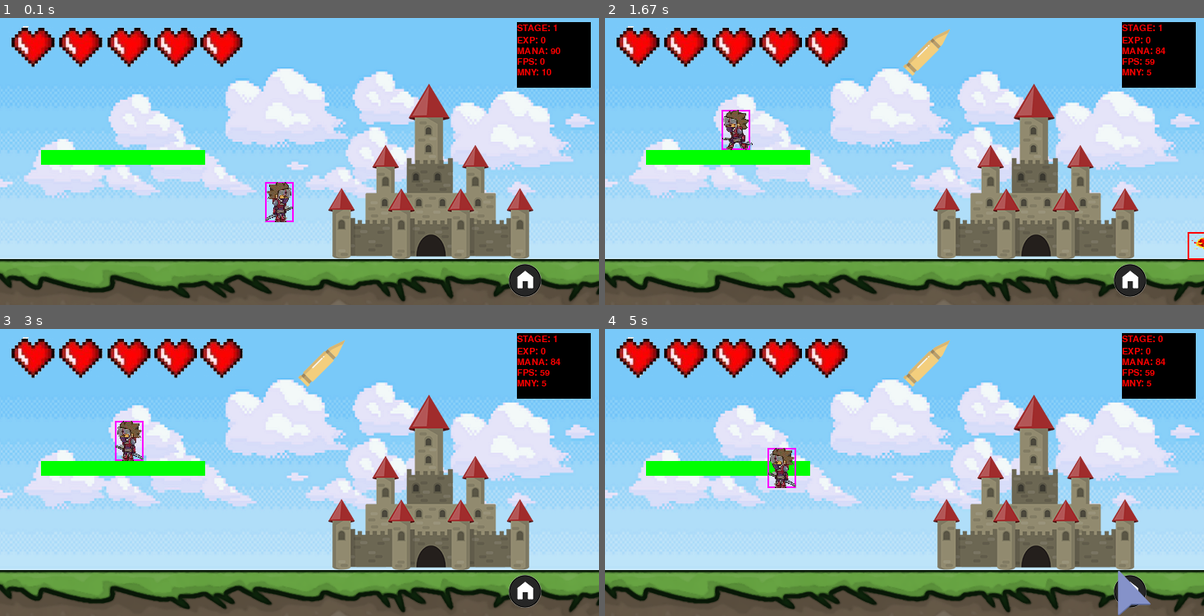
Above: before the commit, frames 1-4 (two rows, left to right).
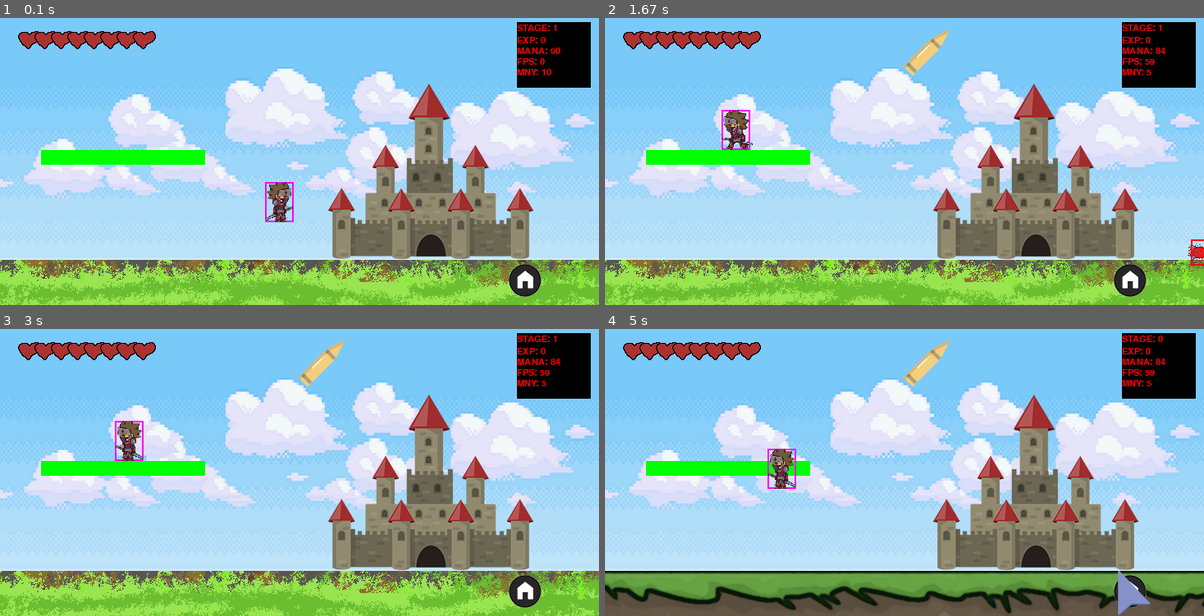
Above: after the commit, the same moments.

Repository: Aless-FG/pyGameTest
Game: pygame game, started from bolt.py
The game is run twice, just before and just after one commit, with the same random seed, the same clock (stepped at 60 frames per second) and the same inputs.
Inputs (mouse positions are in pixels of both pictures, inside the frame that each line leads up to):
- Up to frame 1 (0.1 s): no input
- Up to frame 2 (1.67 s): hold M 0.33-0.87 s; hold Left 0.33-0.87 s; hold Left 0.9-1.43 s; tap Space at 0.97, 1.27, 1.53 s; tap F at 1.05 s; hold Left from 1.47 s (still down)
- Up to frame 3 (3 s): tap Space at 1.83, 1.97, 2.27, 2.63, 2.93 s; release Left at 1.87 s; hold Right 1.9-2.53 s; hold Left from 2.57 s (still down); tap F at 2.72 s
- Up to frame 4 (5 s): release Left at 3.03 s; hold Right 3.07-3.53 s; tap Space at 3.13, 3.43, 3.97, 4.27, 4.47, 4.77 s; click (1132, 593) at 3.62 s; hold Right 3.9-4.37 s; tap F at 4.05 s; hold Left 4.4-4.93 s; hold Left from 4.97 s (still down)

The runs differ from the first frame. In frame 1, 19% of the frame differs, in the area x 0-100%, y 2-100%; in frame 2, 19%; in frame 3, 19%; in frame 4, 5.7%.

Commit message:
new health bar and health system, new enemy1, redesigned ground and money drop

Diff:
--- a/enemy.py
+++ b/enemy.py
@@ -10,7 +10,7 @@
 class Enemy(pygame.sprite.Sprite):
     def __init__(self):
         super().__init__()
-        self.image = pygame.image.load("png/enemy_test.png")
+        self.image = pygame.image.load("png/base_enemy_sprite_left.png")
         self.rect = self.image.get_rect()
 
         self.pos = vec(0, 0)
@@ -23,10 +23,12 @@
         # Sets the initial position of the enemy
         if self.direction == 0: # it spawns to the left, goes to the right
             self.pos.x = 0
-            self.pos.y = 235
+            self.pos.y = 250
+
         if self.direction == 1: # it spawns to the right, goes to the left
             self.pos.x = 700
-            self.pos.y = 235
+            self.pos.y = 250
+
         self.smallerfont = pygame.font.SysFont('notosansmono', 16)
         self.fmj_cooldown = pygame.USEREVENT + 3
         self.cooldown = False
@@ -43,9 +45,10 @@
         self.rect.midbottom = self.pos
         if self.pos.x >= (WIDTH - 20):
             self.direction = 1
+            self.image = pygame.image.load("png/base_enemy_sprite_left.png")
         elif self.pos.x <= 0:
             self.direction = 0
-
+            self.image = pygame.image.load("png/base_enemy_sprite_right.png")
         # Updates position with new values
         if self.direction == 0:
             self.pos.x += self.vel.x
@@ -100,9 +103,9 @@
         if self.enemy_hp <= 0:
             rand_num = numpy.random.uniform(0, 100) #  random.uniform has a uniform spread
             item_no = 0
-            if rand_num >= 0 and rand_num <= 5:  # 6% chance of a health drop
+            if rand_num >= 0 and rand_num <= 7:  # 6% chance of a health drop
                 item_no = 1
-            elif rand_num > 5 and rand_num <= 99: # 10% chance of a money drop
+            elif rand_num > 10 and rand_num <= 99: # 10% chance of a money drop
                 item_no = 2
             if item_no != 0:
                 # Add Item to Items group
--- a/fireball.py
+++ b/fireball.py
@@ -10,9 +10,9 @@
         self.vel = main.vec(0, 2)
 
         if self.direction == "RIGHT":
-            self.image = pygame.image.load("png/fireball1_R.png")
+            self.image = pygame.image.load("png/fireball_sprite.png")
         else:
-            self.image = pygame.image.load("png/fireball1_L.png")
+            self.image = pygame.image.load("png/fireball_sprite_left.png")
         """
         setting the center of the new rectangle to the same position as the player.pos
         the center of the fireball's rectangle is positioned at the same location as the player's position.
@@ -32,10 +32,10 @@
         if -10 < self.rect.x < 710:
 
             if self.direction == "RIGHT":
-                self.image = pygame.image.load("png/fireball1_R.png")
+                self.image = pygame.image.load("png/fireball_sprite.png")
                 main.displaysurface.blit(self.image, self.rect)
             else:
-                self.image = pygame.image.load("png/fireball1_L.png")
+                self.image = pygame.image.load("png/fireball_sprite_left.png")
                 main.displaysurface.blit(self.image, self.rect)
 
             if self.direction == "RIGHT":
@@ -64,11 +64,11 @@
             if len(hits) == 2:
                 lowest = hits[0]
                 if self.pos.y < lowest.rect.top:
-                    self.pos.y = lowest.rect.top - 20  # Align the fireball with the top of the ground object
+                    self.pos.y = lowest.rect.top - 10   # Align the fireball with the top of the ground object
                     self.vel.y = 0  # Stop the fireball from moving vertically
             elif pl_hits:
                 lowest = pl_hits[0]
-                self.pos.y = lowest.rect.top - 20   # Align the fireball with the top of the ground object
+                self.pos.y = lowest.rect.top - 10   # Align the fireball with the top of the ground object
                 self.vel.y = 0  # Stop the fireball from moving vertically
             self.vel.y += 0.7
 
--- a/ground.py
+++ b/ground.py
@@ -6,7 +6,7 @@
 class Ground(pygame.sprite.Sprite):
     def __init__(self):
         super().__init__()
-        self.image = pygame.image.load("png/Ground.png")
+        self.image = pygame.image.load("png/ground_sprite.png")
         """
         Using the get_rect() method on the image object will return a rectangle object of the same dimensions as the image
         The center argument specifies where the center of the rectangle should be placed. In this case, it's set to (350, 350),
--- a/healthbar.py
+++ b/healthbar.py
@@ -1,14 +1,31 @@
 import pygame
+
+import main
 
 HEIGHT = 350
 WIDTH = 730
 displaysurface = pygame.display.set_mode((WIDTH, HEIGHT))
 
 
+
 class HealthBar(pygame.sprite.Sprite):
     def __init__(self):
         super().__init__()
-        self.image = pygame.image.load("png/heart5.png")
+        self.image = pygame.image.load("png/heart_sprite.png")
+        self.image_empty = pygame.image.load("png/heart_sprite_empty.png")
+        self.image_heart_extended = pygame.image.load("png/heart_sprite_extend.png")
+        self.heart_refill_frame = 0
+        self.hearts = []
+        for i in range(main.player.health):
+            self.hearts.append(self.image)
+        self.extended_hearts = []
 
-    def render(self):
-        displaysurface.blit(self.image, (10, 10))
+    def render(self):  # renders player's hp
+
+        distance = 20
+        for h in self.hearts:
+            if main.player.dmg >= 1:
+                self.hearts[main.player.max_health - main.player.dmg] = self.image_empty  # place a white heart if the player took dmg
+            displaysurface.blit(h, (distance, 10))
+
+            distance += 20
--- a/item.py
+++ b/item.py
@@ -1,13 +1,14 @@
 import pygame
+
 import main
 
 class Item(pygame.sprite.Sprite):
     def __init__(self, itemtype): # the item can be a heart or a money drop
         super().__init__()
         if itemtype == 1:
-            self.image = pygame.image.load("png/heartdrop.png")
+            self.image = pygame.image.load("png/heart_sprite.png")
         elif itemtype == 2:
-            self.image = pygame.image.load("png/coin.png")
+            self.image = pygame.image.load("png/coin_sprite.png")
         self.rect = self.image.get_rect()
         self.type = itemtype
         self.posx = 0
@@ -22,10 +23,17 @@
         hits = pygame.sprite.spritecollide(self, main.playergroup, False)
         # Code to be activated if item comes in contact with player
         if hits:
-            if main.player.health < 5 and self.type == 1: # if the player has less than 5 hearts and the drop is a heart
+            if main.player.health < main.player.max_health and self.type == 1: # if the player has less than 5 hearts and the drop is a heart
                 main.player.health += 1
-                main.health.image = main.health_ani[main.player.health] # update healthbar
+                if main.player.dmg >= 1:
+                    main.player.dmg -= 1
+                    main.health.hearts[main.player.health - 1] = main.health.image # refill heart
                 self.kill() # destroy the sprite
+            elif main.player.health == main.player.max_health and self.type == 1:
+                main.player.health += 1
+                main.player.max_health += 1
+                main.health.hearts.append(main.health.image_heart_extended)
+                self.kill()  # destroy the sprite
             if self.type == 2:
                 main.player.money += main.enemy.money
                 self.kill()
--- a/main.py
+++ b/main.py
@@ -32,36 +32,48 @@
 displaysurface = pygame.display.set_mode((WIDTH, HEIGHT))  # displays the game using width and height
 pygame.display.set_caption("Game")  # changes window's title
 
-run_ani_R = [pygame.image.load("png/Player_Sprite_R.png").convert_alpha(), pygame.image.load("png/Player_Sprite2_R.png").convert_alpha(),
-             pygame.image.load("png/Player_Sprite3_R.png").convert_alpha(), pygame.image.load("png/Player_Sprite4_R.png").convert_alpha(),
-             pygame.image.load("png/Player_Sprite5_R.png").convert_alpha(), pygame.image.load("png/Player_Sprite6_R.png").convert_alpha(),
+run_ani_R = [pygame.image.load("png/Player_Sprite_R.png").convert_alpha(),
+             pygame.image.load("png/Player_Sprite2_R.png").convert_alpha(),
+             pygame.image.load("png/Player_Sprite3_R.png").convert_alpha(),
+             pygame.image.load("png/Player_Sprite4_R.png").convert_alpha(),
+             pygame.image.load("png/Player_Sprite5_R.png").convert_alpha(),
+             pygame.image.load("png/Player_Sprite6_R.png").convert_alpha(),
              pygame.image.load("png/Player_Sprite_R.png").convert_alpha()]
 
 # Run animation for the LEFT
-run_ani_L = [pygame.image.load("png/Player_Sprite_L.png").convert_alpha(), pygame.image.load("png/Player_Sprite2_L.png").convert_alpha(),
-             pygame.image.load("png/Player_Sprite3_L.png").convert_alpha(), pygame.image.load("png/Player_Sprite4_L.png").convert_alpha(),
-             pygame.image.load("png/Player_Sprite5_L.png").convert_alpha(), pygame.image.load("png/Player_Sprite6_L.png").convert_alpha(),
+run_ani_L = [pygame.image.load("png/Player_Sprite_L.png").convert_alpha(),
+             pygame.image.load("png/Player_Sprite2_L.png").convert_alpha(),
+             pygame.image.load("png/Player_Sprite3_L.png").convert_alpha(),
+             pygame.image.load("png/Player_Sprite4_L.png").convert_alpha(),
+             pygame.image.load("png/Player_Sprite5_L.png").convert_alpha(),
+             pygame.image.load("png/Player_Sprite6_L.png").convert_alpha(),
              pygame.image.load("png/Player_Sprite_L.png").convert_alpha()]
 
 # Attack animation for the RIGHT
-attack_ani_R = [pygame.image.load("png/Player_Sprite_R.png").convert_alpha(), pygame.image.load("png/Player_Attack_R.png").convert_alpha(),
-                pygame.image.load("png/Player_Attack2_R.png").convert_alpha(), pygame.image.load("png/Player_Attack2_R.png").convert_alpha(),
-                pygame.image.load("png/Player_Attack3_R.png").convert_alpha(), pygame.image.load("png/Player_Attack3_R.png").convert_alpha(),
-                pygame.image.load("png/Player_Attack4_R.png").convert_alpha(), pygame.image.load("png/Player_Attack4_R.png").convert_alpha(),
-                pygame.image.load("png/Player_Attack5_R.png").convert_alpha(), pygame.image.load("png/Player_Attack5_R.png").convert_alpha(),
+attack_ani_R = [pygame.image.load("png/Player_Sprite_R.png").convert_alpha(),
+                pygame.image.load("png/Player_Attack_R.png").convert_alpha(),
+                pygame.image.load("png/Player_Attack2_R.png").convert_alpha(),
+                pygame.image.load("png/Player_Attack2_R.png").convert_alpha(),
+                pygame.image.load("png/Player_Attack3_R.png").convert_alpha(),
+                pygame.image.load("png/Player_Attack3_R.png").convert_alpha(),
+                pygame.image.load("png/Player_Attack4_R.png").convert_alpha(),
+                pygame.image.load("png/Player_Attack4_R.png").convert_alpha(),
+                pygame.image.load("png/Player_Attack5_R.png").convert_alpha(),
+                pygame.image.load("png/Player_Attack5_R.png").convert_alpha(),
                 pygame.image.load("png/Player_Sprite_R.png").convert_alpha()]
 
 # Attack animation for the LEFT
-attack_ani_L = [pygame.image.load("png/Player_Sprite_L.png").convert_alpha(), pygame.image.load("png/Player_Attack_L.png").convert_alpha(),
-                pygame.image.load("png/Player_Attack2_L.png").convert_alpha(), pygame.image.load("png/Player_Attack2_L.png").convert_alpha(),
-                pygame.image.load("png/Player_Attack3_L.png").convert_alpha(), pygame.image.load("png/Player_Attack3_L.png").convert_alpha(),
-                pygame.image.load("png/Player_Attack4_L.png").convert_alpha(), pygame.image.load("png/Player_Attack4_L.png").convert_alpha(),
-                pygame.image.load("png/Player_Attack5_L.png").convert_alpha(), pygame.image.load("png/Player_Attack5_L.png").convert_alpha(),
+attack_ani_L = [pygame.image.load("png/Player_Sprite_L.png").convert_alpha(),
+                pygame.image.load("png/Player_Attack_L.png").convert_alpha(),
+                pygame.image.load("png/Player_Attack2_L.png").convert_alpha(),
+                pygame.image.load("png/Player_Attack2_L.png").convert_alpha(),
+                pygame.image.load("png/Player_Attack3_L.png").convert_alpha(),
+                pygame.image.load("png/Player_Attack3_L.png").convert_alpha(),
+                pygame.image.load("png/Player_Attack4_L.png").convert_alpha(),
+                pygame.image.load("png/Player_Attack4_L.png").convert_alpha(),
+                pygame.image.load("png/Player_Attack5_L.png").convert_alpha(),
+                pygame.image.load("png/Player_Attack5_L.png").convert_alpha(),
                 pygame.image.load("png/Player_Sprite_L.png").convert_alpha()]
-
-health_ani = [pygame.image.load("png/heart0.png").convert_alpha(), pygame.image.load("png/heart.png").convert_alpha(),
-              pygame.image.load("png/heart2.png").convert_alpha(), pygame.image.load("png/heart3.png").convert_alpha(),
-              pygame.image.load("png/heart4.png").convert_alpha(), pygame.image.load("png/heart5.png").convert_alpha()]
 
 # Music and Sound
 soundtrack = ["tracks/background_village.wav", "tracks/battle_music.wav", "tracks/gameover.wav"]
@@ -71,7 +83,9 @@
 enemy_hit = pygame.mixer.Sound("tracks/enemy_hit.wav")
 
 mmanager = MusicManager()
-mmanager.playsoundtrack(soundtrack[0], -1, 0.05) # The second parameter states that it should repeat infinitely
+mmanager.playsoundtrack(soundtrack[0], -1, 0.05)  # The second parameter states that it should repeat infinitely
+
+
 class Player(pygame.sprite.Sprite):  # inherits from the pygame.sprite.Sprite class
     def __init__(self):
         super().__init__()
@@ -91,13 +105,16 @@
         self.attacking = False
         self.attack_frame = 0
         self.cooldown = False
-        self.health = 5
+        self.max_health = 8
+        self.health = self.max_health
+        self.extended_hp = 0
+        self.dmg = 0  # damage taken by the player
         self.mana = 90
         self.money = 10
         self.xp = 0
-        self.magic_cooldown = True # the player can use a fireball
-        self.slash = 0 # needed for the sound effect
-        self.fmj = False
+        self.magic_cooldown = True  # the player can use a fireball
+        self.slash = 0  # needed for the sound effect
+        self.fmj = False  # fmj power up
 
     def move(self):
 
@@ -134,6 +151,7 @@
     def update(self):  # This function is in charge of changing the movement frame of the Player if he's moving.
         if cursor.wait == 1: return
         pygame.draw.rect(displaysurface, (255, 0, 0), self.rect, 5)
+
         if self.move_frame > 6:
             self.move_frame = 0
             return
@@ -163,7 +181,7 @@
             self.attack_frame = 0
             self.attacking = False
 
-        if self.attack_frame == 0: # ensures that the sound is only played on the first attack frame
+        if self.attack_frame == 0:  # ensures that the sound is only played on the first attack frame
             mmanager.playsound(swordtrack[self.slash], 0.05)
 
             self.slash += 1
@@ -196,8 +214,9 @@
             pygame.time.set_timer(hit_cooldown, 1000)  # Resets cooldown in 1 second
 
             print("hit")
-            self.health = self.health - 1
-            health.image = health_ani[self.health]
+            self.health -= 1
+            self.dmg += 1
+            # health.image = health_ani[self.health]
 
             if self.health <= 0:
                 mmanager.stop()
@@ -256,8 +275,7 @@
                     self.pos.y = lowest.rect.top + 1  # sets the player's y-coordinate to just above the top of the ground object, effectively preventing the player from falling through the ground.
                     self.vel.y = 0  # sets the player's vertical velocity to 0, effectively stopping any downward movement due to gravity.
                     self.jumping = False
-            elif pl_hits: # player is on a platform
-
+            elif pl_hits:  # player is on a platform
 
                 lowest = pl_hits[0]
                 if self.pos.y < lowest.rect.bottom:  # checks if the player's y-coordinate (vertical position) is higher (less than) the bottom y-coordinate of the lowest ground object's bounding rectangle.
@@ -275,8 +293,8 @@
         self.enemy_count = 0
         self.dead_enemy_count = 0
         self.battle = False
-        self.enemy_generation = pygame.USEREVENT + 2 # generates enemies in world 1
-        self.enemy_generation2 = pygame.USEREVENT + 3 # generates enemies in world 2
+        self.enemy_generation = pygame.USEREVENT + 2  # generates enemies in world 1
+        self.enemy_generation2 = pygame.USEREVENT + 3  # generates enemies in world 2
         self.world = 0
         self.stage_enemies = []  # enemies generation
         for x in range(1, 21):
@@ -290,10 +308,12 @@
         print("Stage: " + str(self.stage))
         # The higher the stage number, the lower the time gap between enemy spawns, meaning harder levels
         if self.world == 1:
-            pygame.time.set_timer(self.enemy_generation, 1500 - (50 * self.stage))  # sets the timer for enemy generation
+            pygame.time.set_timer(self.enemy_generation,
+                                  1500 - (50 * self.stage))  # sets the timer for enemy generation
         elif self.world == 2:
             print("SIUM WORLD2")
             pygame.time.set_timer(self.enemy_generation2, 1500 - (50 * self.stage))
+
     def update(self):
         if self.dead_enemy_count == self.stage_enemies[self.stage - 1]:  # if all the enemies have been killed
             self.dead_enemy_count = 0  # resets the counter
@@ -302,7 +322,7 @@
 
     def home(self):
         # Reset Battle code
-        pygame.time.set_timer(self.enemy_generation, 0) # disables enemies generation (world 1)
+        pygame.time.set_timer(self.enemy_generation, 0)  # disables enemies generation (world 1)
         pygame.time.set_timer(self.enemy_generation2, 0)  # disables enemies generation (world 2)
         self.battle = False
         self.enemy_count = 0
@@ -319,7 +339,7 @@
         castle.hide = False
         background.bgimage = pygame.image.load("png/Background.png")
         ground.image = pygame.image.load("png/Ground.png")
-        button.render(button.imgdisp) # renders home or pause button
+        button.render(button.imgdisp)  # renders home or pause button
         cursor.hover()
 
     def stage_handler(self):  # starting menu
@@ -426,9 +446,6 @@
 bolts = pygame.sprite.Group()
 font = pygame.font.get_fonts()
 
-
-
-
 while True:
     player.gravity_check()
     mouse = pygame.mouse.get_pos()  # stores a list of two values, the first being the x-coordinate, and the second being the y-coordinate
@@ -437,6 +454,7 @@
     if player.attacking == True:
         player.attack()
     player.move()
+    print(player.extended_hp)
     """
     render functions
     Always render the background first, then the ground and then all the players and enemies on top of the ground.
@@ -454,7 +472,7 @@
     """
     if player.health > 0:
         displaysurface.blit(player.image, player.rect)
-    health.render()  # rect stores a pair coordinates
+    health.render()
     if stage_display.display == True:
         stage_display.move_display()
     if stage_display.clear == True:
@@ -466,13 +484,13 @@
     displaysurface.blit(status_bar.surf, (630, 5))
     status_bar.update_draw()
     handler.update()
-    if player.fmj: # player bought the fmj power up
+    if player.fmj:  # player bought the fmj power up
         displaysurface.blit(pygame.image.load("png/fmj.png"), (360, 10))
     for entity in enemies:  # spawns enemies of world 1
         entity.update()
         entity.move()
         entity.render()
-        if event.type == entity.fmj_cooldown: # if we do not set a cooldown the enemy will die instantly w/ fmj
+        if event.type == entity.fmj_cooldown:  # if we do not set a cooldown the enemy will die instantly w/ fmj
             entity.cooldown = False
             pygame.time.set_timer(enemy.fmj_cooldown, 0)
     for entity2 in enemies2:  # spawns enemies of world 2
@@ -485,8 +503,7 @@
 
     for fb in fireballs:
         fb.fire()
-        pygame.draw.rect(displaysurface, (255, 0, 0), fb.rect, 2) # fireball hitbox
-
+        pygame.draw.rect(displaysurface, (255, 0, 0), fb.rect, 2)  # fireball hitbox
 
     for b in bolts:
         b.fire()
@@ -500,11 +517,11 @@
             # For events that occur upon clicking the mouse (left click)
         if event.type == pygame.MOUSEBUTTONDOWN:
             if 620 <= mouse[0] <= 670 and 300 <= mouse[1] <= 345:
-                if button.imgdisp == 1: # if it shows the pause button
+                if button.imgdisp == 1:  # if it shows the pause button
                     cursor.pause()
-                elif button.imgdisp == 0: # if it shows the home button
+                elif button.imgdisp == 0:  # if it shows the home button
                     handler.home()
-        if event.type == handler.enemy_generation: # first world
+        if event.type == handler.enemy_generation:  # first world
             """
             will keep generating enemies every time the timer for enemy generation is triggered.
             However, it will not generate more enemies than what our handler’s stage_enemies variable has defined as the max limit for that stage
@@ -513,10 +530,10 @@
                 enemy = Enemy()  # create new enemy
                 enemies.add(enemy)
                 handler.enemy_count += 1
-        if event.type == handler.enemy_generation2: # second world
+        if event.type == handler.enemy_generation2:  # second world
 
             if handler.enemy_count < handler.stage_enemies[handler.stage - 1]:
-                print("EVENTO WORLD 2")
+
                 enemy2 = Enemy2()  # create new enemy
                 enemies2.add(enemy2)
                 handler.enemy_count += 1
@@ -531,22 +548,24 @@
 
         # Event handling for a range of different key presses
         if event.type == pygame.KEYDOWN and cursor.wait == 0:
-            if event.key == pygame.K_f and player.money >= 5 and player.fmj == False: # fmj fireball upgrade (press F)
+            if event.key == pygame.K_f and player.money >= 5 and player.fmj == False:  # fmj fireball upgrade (press F)
                 player.money -= 5
                 player.fmj = True
 
             if event.key == pygame.K_e and 450 < player.rect.x < 550:
-                  # the player must press E and must be standing near the entrance of the castle
+                # the player must press E and must be standing near the entrance of the castle
                 handler.stage_handler()  # shows dungeons
             if event.key == pygame.K_n:
                 if handler.world == 1:
-                    if handler.battle == True and len(enemies) == 0:  # the player must be in world 2 and there must be 0 enemies
+                    if handler.battle == True and len(
+                            enemies) == 0:  # the player must be in world 2 and there must be 0 enemies
                         handler.next_stage()  # advance to the next stage
                         stage_display = StageDisplay()
                         stage_display.display = True
                         # Render stage display
                 elif handler.world == 2:
-                    if handler.battle == True and len(enemies2) == 0:  # the player must be in world 2 and there must be 0 enemies
+                    if handler.battle == True and len(
+                            enemies2) == 0:  # the player must be in world 2 and there must be 0 enemies
                         handler.next_stage()  # advance to the next stage
                         stage_display = StageDisplay()
                         stage_display.display = True
@@ -554,8 +573,8 @@
 
             if event.key == pygame.K_SPACE:
                 player.jump()
-            if event.key == pygame.K_m and player.magic_cooldown == True: # use m key to fire (no cooldown is more fun :) )
-                if player.mana >= 6: # it costs 6 mana to fire
+            if event.key == pygame.K_m and player.magic_cooldown == True:  # use m key to fire (no cooldown is more fun :) )
+                if player.mana >= 6:  # it costs 6 mana to fire
 
                     player.mana -= 6
                     player.attacking = True
@@ -569,7 +588,6 @@
                     player.attacking = True
                 player.update()
 
-
     FPS_CLOCK.tick(FPS)  # limits fps to 60
 
     """
Binary file added: png/base_enemy_sprite_left.png
Binary file added: png/base_enemy_sprite_right.png
Binary file added: png/coin_sprite.png
Binary file removed: png/fireball.png
Binary file removed: png/fireball1_L.png
Binary file removed: png/fireball1_R.png
Binary file removed: png/fireball2_L.png
Binary file removed: png/fireball2_R.png
Binary file added: png/fireball_sprite.png
Binary file added: png/fireball_sprite_left.png
Binary file added: png/ground_sprite.png
Binary file removed: png/heart.png
(and 9 more such lines)
